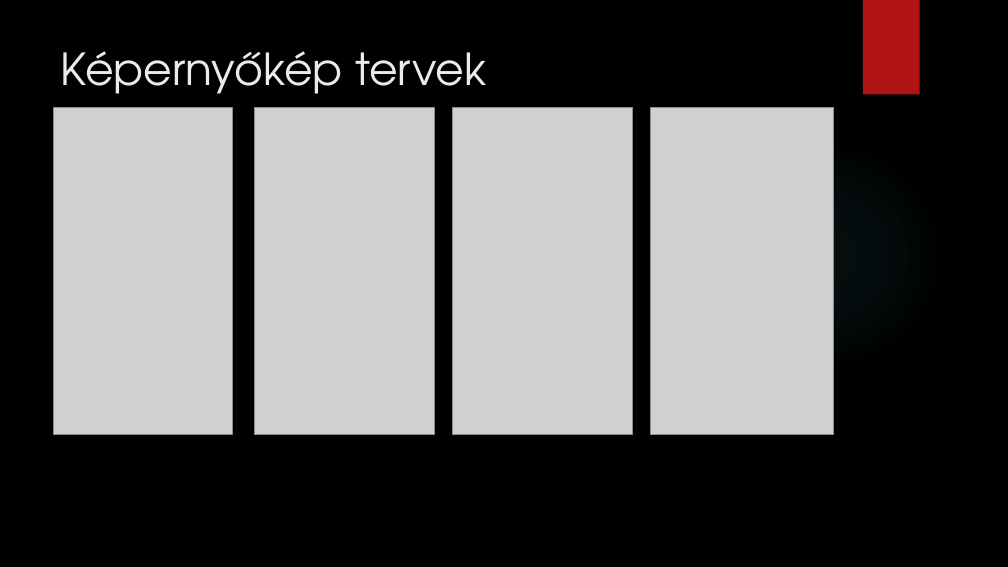
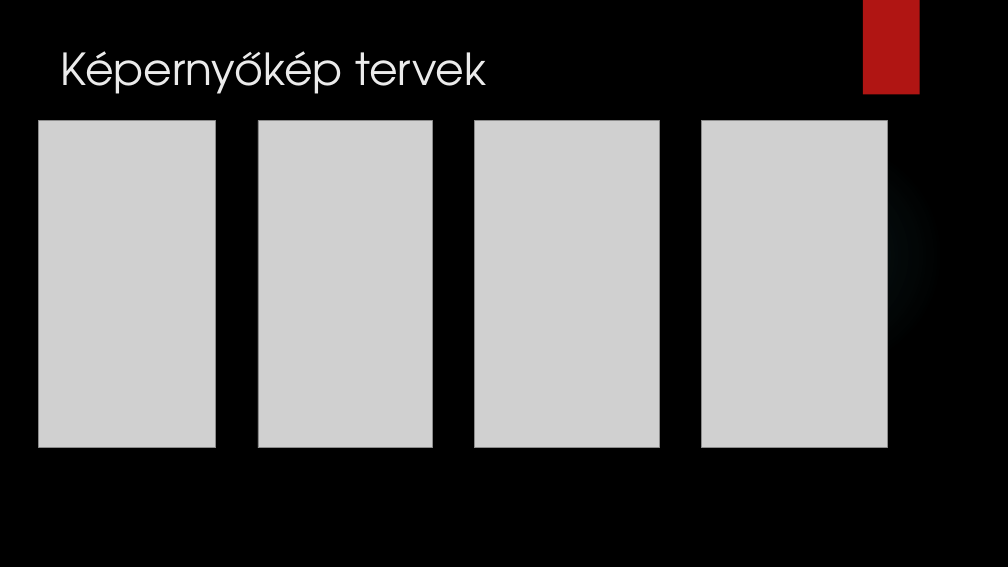
Before and after one commit to horeczky95/Projektlabor, a slide deck: slide 13 of Bolti költés.pptx. Drawn at 1008x567 pixels with LibreOffice and Linux fonts; fonts in the diff are those of the drawing; grey boxes stand for pictures; background and template pictures are left out. Boxes give left, top, right and bottom in pixels: in the first picture for what was removed or moved away, otherwise in the second. Text is boxed around its words. In the diff, an @@ line names an element or a change of style, - is before the commit and + after.

```diff
--- a/Bolti költés.pptx
+++ b/Bolti költés.pptx
@@ picture: place and size @@
-picture at box(54, 107, 233, 435)
+picture at box(39, 120, 216, 448)
@@ picture: place and size @@
-picture at box(254, 107, 434, 435)
+picture at box(258, 120, 432, 448)
@@ picture: place and size @@
-picture at box(452, 107, 632, 435)
+picture at box(474, 120, 659, 448)
@@ picture: place and size @@
-picture at box(651, 107, 834, 435)
+picture at box(702, 120, 887, 448)
```
Also in this commit, not shown: 3 other slides changed, 1 other file.
